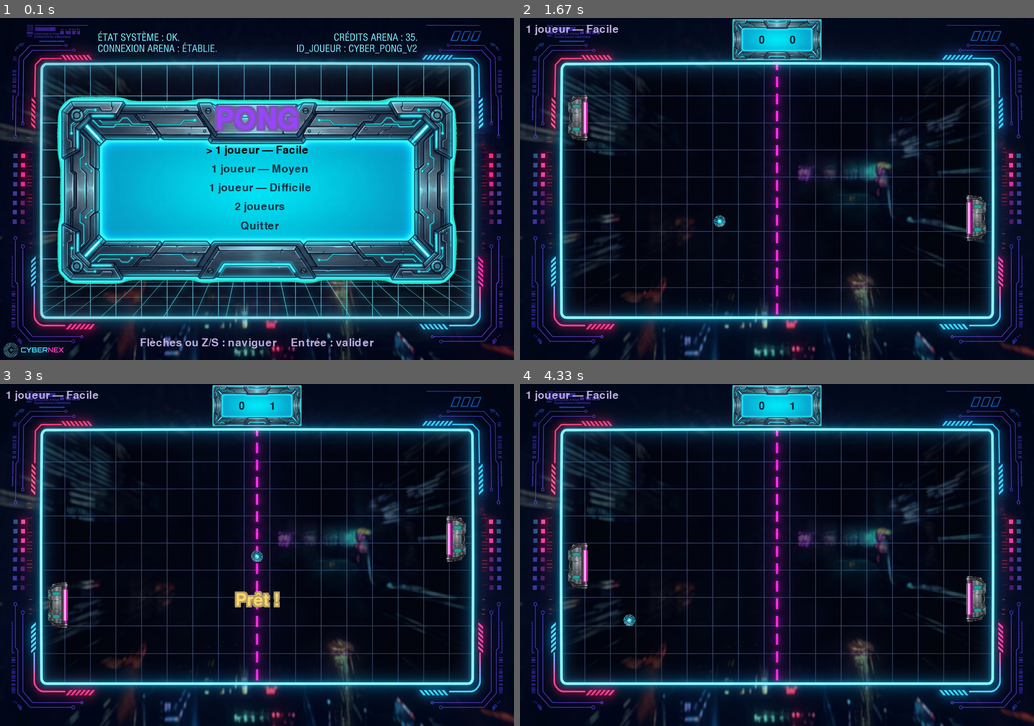
Above: before the commit, frames 1-4 (two rows, left to right).
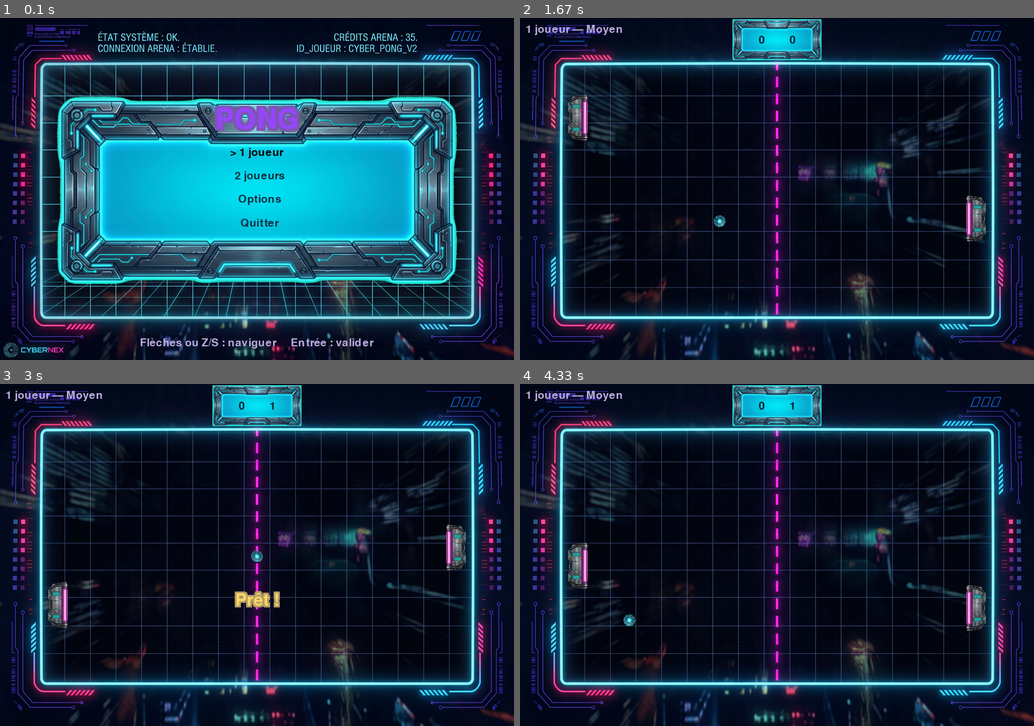
Above: after the commit, the same moments.

Repository: Lamizana/Pong
Game: pygame game, started from main.py
Same seed, same stepped clock (60 frames per second), same inputs: the game is played once before the commit and once after it.
Inputs:
- Up to frame 1 (0.1 s): no input
- Up to frame 2 (1.67 s): tap Enter at 0.33 s; hold W 0.67-1.13 s; hold S 1.17-1.47 s; tap Z at 1.23, 1.57 s; hold W from 1.5 s (still down)
- Up to frame 3 (3 s): release W at 1.87 s; hold S 1.9-2.27 s; tap Z at 1.97, 2.37, 2.7 s; hold W 2.3-2.6 s; hold S 2.63-2.93 s; hold W from 2.97 s (still down)
- Up to frame 4 (4.33 s): tap Z at 3.03, 3.43, 3.83, 4.17 s; release W at 3.33 s; hold S 3.37-3.73 s; hold W 3.77-4.07 s; hold S from 4.1 s (still down)

The runs differ from the first frame. In frame 1, 1.0% of the frame differs, in the area x 40-61%, y 37-62%; in frame 2, 0.2%; in frame 3, 0.5%; in frame 4, 0.5%.

Commit message:
feat(menu): sous-menu Options (difficulte + points) et partie a 5 points par defaut

Diff:
--- a/pong/app.py
+++ b/pong/app.py
@@ -6,6 +6,7 @@
 from .resources import AssetStore
 from .scenes.game import GameScene
 from .scenes.menu import MenuScene
+from .scenes.options import OptionsScene
 from .sound import SoundManager
 
 
@@ -29,11 +30,14 @@
         # Images partagées par toutes les scènes (thème cyberpunk).
         self.assets = AssetStore()
 
+        # Réglages modifiables depuis les options (valables pour la session).
+        self.config = {"level": "moyen", "points_to_win": settings.POINTS_TO_WIN}
+
         self.font_small = pygame.font.SysFont(None, 28)
         self.font_medium = pygame.font.SysFont(None, 44)
         self.font_large = pygame.font.SysFont(None, 72)
 
-        self._scenes = {"menu": MenuScene, "game": GameScene}
+        self._scenes = {"menu": MenuScene, "game": GameScene, "options": OptionsScene}
         self.scene = None
         self.switch_scene("menu")
 
--- a/pong/scenes/game.py
+++ b/pong/scenes/game.py
@@ -17,10 +17,12 @@
 
 
 class GameScene(Scene):
-    def __init__(self, app, mode="1p", level="moyen"):
+    def __init__(self, app, mode="1p"):
         super().__init__(app)
         self.mode = mode
-        self.level = level
+        # Difficulté et points pour gagner viennent des options (app.config).
+        self.level = app.config["level"]
+        self.points_to_win = app.config["points_to_win"]
 
         # Raquettes placées à l'intérieur du cadre bleu néon : le sprite s'étend
         # vers le bord du terrain, sa zone de frappe restant sur le bord intérieur.
@@ -32,8 +34,8 @@
         self.left_paddle = Paddle(x=left_x)
         self.right_paddle = Paddle(x=right_x)
         self.ball = Ball()
-        self.score = Score()
-        self.ai = AI(level=level) if mode == "1p" else None
+        self.score = Score(points_to_win=self.points_to_win)
+        self.ai = AI(level=self.level) if mode == "1p" else None
 
         self.serve_timer = 1.0
         self.serve_direction = random.choice((-1, 1))
@@ -154,7 +156,7 @@
 
         if winner is not None:
             self.app.sound.win()
-            self.app.set_scene(GameOverScene(self.app, winner, self.mode, self.level))
+            self.app.set_scene(GameOverScene(self.app, winner, self.mode))
             return
 
         # Remise en jeu vers le camp qui vient d'encaisser le point.
@@ -214,7 +216,7 @@
 
     def _draw_mode_label(self, surface):
         if self.mode == "1p":
-            label = settings.AI_LEVELS[self.level]["label"]
+            label = "1 joueur — " + settings.AI_LEVELS[self.level]["label"]
         else:
             label = "2 joueurs"
         self.app.draw_text(surface, label, self.app.font_small, settings.TEXT_DIM,
--- a/pong/scenes/gameover.py
+++ b/pong/scenes/gameover.py
@@ -7,17 +7,16 @@
 
 
 class GameOverScene(Scene):
-    def __init__(self, app, winner, mode, level):
+    def __init__(self, app, winner, mode):
         super().__init__(app)
         self.winner = winner
         self.mode = mode
-        self.level = level
 
     def handle_event(self, event):
         if event.type != pygame.KEYDOWN:
             return
         if event.key in settings.KEY_VALIDATE:
-            self.app.switch_scene("game", mode=self.mode, level=self.level)
+            self.app.switch_scene("game", mode=self.mode)
         elif event.key in settings.KEY_MENU:
             self.app.switch_scene("menu")
 
--- a/pong/scenes/menu.py
+++ b/pong/scenes/menu.py
@@ -1,4 +1,4 @@
-"""Menu principal : choix du mode de jeu."""
+"""Menu principal : lancement d'une partie et accès aux options."""
 
 import pygame
 
@@ -6,30 +6,28 @@
 from .base import Scene
 
 
+def fit_menu_frame(frame):
+    """Réduit le cadre du menu pour qu'il tienne dans le rectangle bleu néon."""
+    width = settings.FIELD_WIDTH - 40
+    height = max(1, round(frame.get_height() * width / frame.get_width()))
+    return pygame.transform.smoothscale(frame, (width, height))
+
+
 class MenuScene(Scene):
-    """Écran d'accueil listant les modes de jeu."""
+    """Écran d'accueil : partie 1 joueur, 2 joueurs, options, quitter."""
 
     def __init__(self, app):
         super().__init__(app)
-        # Les libellés de difficulté viennent de settings.AI_LEVELS (source unique).
+        # La difficulté et les points pour gagner se règlent dans les options.
         self.options = [
-            (config["label"], "game", {"mode": "1p", "level": key})
-            for key, config in settings.AI_LEVELS.items()
-        ]
-        self.options += [
+            ("1 joueur", "game", {"mode": "1p"}),
             ("2 joueurs", "game", {"mode": "2p"}),
+            ("Options", "options", {}),
             ("Quitter", None, None),
         ]
         self.index = 0
         # Cadre redimensionné une fois pour tenir dans le rectangle bleu néon.
-        self.frame = self._fit_frame(app.assets.menu_frame)
-
-    @staticmethod
-    def _fit_frame(frame):
-        """Réduit le cadre pour qu'il tienne dans le rectangle bleu néon."""
-        width = settings.FIELD_WIDTH - 40
-        height = max(1, round(frame.get_height() * width / frame.get_width()))
-        return pygame.transform.smoothscale(frame, (width, height))
+        self.frame = fit_menu_frame(app.assets.menu_frame)
 
     def handle_event(self, event):
         if event.type != pygame.KEYDOWN:
--- /dev/null
+++ b/pong/scenes/options.py
@@ -0,0 +1,93 @@
+"""Écran Options : réglage de la difficulté et des points pour gagner."""
+
+import pygame
+
+from .. import settings, synthwave
+from .base import Scene
+from .menu import fit_menu_frame
+
+_ROWS = 3
+_ROW_LEVEL = 0
+_ROW_POINTS = 1
+_ROW_BACK = 2
+
+
+class OptionsScene(Scene):
+    """Sous-menu de réglages, accessible depuis le menu principal."""
+
+    def __init__(self, app):
+        super().__init__(app)
+        self.index = 0
+        self.frame = fit_menu_frame(app.assets.menu_frame)
+
+    # --- Événements ---
+
+    def handle_event(self, event):
+        if event.type != pygame.KEYDOWN:
+            return
+        if event.key in settings.P1_UP or event.key in settings.P2_UP:
+            self.index = (self.index - 1) % _ROWS
+        elif event.key in settings.P1_DOWN or event.key in settings.P2_DOWN:
+            self.index = (self.index + 1) % _ROWS
+        elif event.key == pygame.K_LEFT:
+            self._change(-1)
+        elif event.key == pygame.K_RIGHT:
+            self._change(1)
+        elif (event.key in settings.KEY_VALIDATE
+              or event.key in settings.KEY_PAUSE
+              or event.key in settings.KEY_MENU):
+            self.app.switch_scene("menu")
+
+    def _change(self, delta):
+        """Fait défiler la valeur de la ligne sélectionnée (boucle circulaire)."""
+        config = self.app.config
+        if self.index == _ROW_LEVEL:
+            keys = list(settings.AI_LEVELS)
+            config["level"] = keys[(keys.index(config["level"]) + delta) % len(keys)]
+        elif self.index == _ROW_POINTS:
+            choices = settings.POINT_CHOICES
+            current = choices.index(config["points_to_win"])
+            config["points_to_win"] = choices[(current + delta) % len(choices)]
+
+    # --- Affichage ---
+
+    def _rows(self):
+        """Libellé et valeur affichés pour chaque ligne."""
+        level = settings.AI_LEVELS[self.app.config["level"]]["label"]
+        return [
+            ("Difficulté", level),
+            ("Points pour gagner", str(self.app.config["points_to_win"])),
+            ("Retour", ""),
+        ]
+
+    def draw(self, surface):
+        surface.blit(self.app.assets.menu_background, (0, 0))
+        center_x = settings.WINDOW_WIDTH // 2
+
+        frame_rect = self.frame.get_rect(center=(
+            (settings.FIELD_LEFT + settings.FIELD_RIGHT) // 2,
+            (settings.FIELD_TOP + settings.FIELD_BOTTOM) // 2))
+        surface.blit(self.frame, frame_rect)
+
+        synthwave.glow_text(surface, self.app.font_large, "OPTIONS",
+                            settings.NEON_PURPLE,
+                            center=(center_x, frame_rect.top + 40), spread=4)
+
+        # Lignes dans la zone centrale (cyan) du cadre ; texte sombre lisible.
+        rows = self._rows()
+        zone_top = frame_rect.top + int(0.24 * frame_rect.height)
+        zone_bottom = frame_rect.top + int(0.74 * frame_rect.height)
+        spacing = max(1, (zone_bottom - zone_top) // len(rows))
+        first_y = zone_top + spacing // 2
+        for i, (label, value) in enumerate(rows):
+            selected = i == self.index
+            color = (0, 0, 0) if selected else (18, 48, 66)
+            prefix = "> " if selected else "  "
+            text = f"{prefix}{label}" + (f" : {value}" if value else "")
+            self.app.draw_text(surface, text, self.app.font_small, color,
+                               center=(center_x, first_y + i * spacing))
+
+        self.app.draw_text(surface,
+                           "Flèches ←/→ : changer     Entrée/Échap : retour",
+                           self.app.font_small, settings.TEXT_DIM,
+                           center=(center_x, settings.WINDOW_HEIGHT - 30))
--- a/pong/settings.py
+++ b/pong/settings.py
@@ -45,7 +45,8 @@
 BALL_SPIN_FACTOR = 0.2      # vitesse de rotation visuelle de la balle (réglable)
 
 # --- Score ---
-POINTS_TO_WIN = 7
+POINTS_TO_WIN = 5
+POINT_CHOICES = (3, 5, 10)  # valeurs proposées dans les options
 
 # --- Contrôles (touches pygame) ---
 # Joueur 1 : Z/S (AZERTY) et W/S (QWERTY) en secours.
@@ -66,9 +67,9 @@
 # speed : vitesse maximale de la raquette de l'IA (px/s)
 # error : écart maximal (px) visé par rapport au centre de la balle (rend l'IA battable)
 AI_LEVELS = {
-    "facile": {"speed": 300, "error": 70, "label": "1 joueur — Facile"},
-    "moyen": {"speed": 440, "error": 35, "label": "1 joueur — Moyen"},
-    "difficile": {"speed": 640, "error": 8, "label": "1 joueur — Difficile"},
+    "facile": {"speed": 300, "error": 70, "label": "Facile"},
+    "moyen": {"speed": 440, "error": 35, "label": "Moyen"},
+    "difficile": {"speed": 640, "error": 8, "label": "Difficile"},
 }
 
 # --- Sons ---
--- a/tests/test_app_smoke.py
+++ b/tests/test_app_smoke.py
@@ -18,8 +18,8 @@
     app = App(sound_enabled=False)
     assert isinstance(app.scene, MenuScene)
 
-    # Menu → « 1 joueur — Moyen », sélectionné par son libellé (indépendant de l'ordre).
-    target = settings.AI_LEVELS["moyen"]["label"]
+    # Menu → « 1 joueur » (difficulté et points viennent des options).
+    target = "1 joueur"
     for _ in range(len(app.scene.options) + 1):
         if app.scene.options[app.scene.index][0] == target:
             break
@@ -27,7 +27,7 @@
     app.scene.handle_event(_key(pygame.K_RETURN))
     assert isinstance(app.scene, GameScene)
     assert app.scene.mode == "1p"
-    assert app.scene.level == "moyen"
+    assert app.scene.level == app.config["level"]
 
     # Quelques frames de jeu, sans erreur.
     for _ in range(5):
@@ -49,7 +49,7 @@
     assert game.score.right == 1
 
     # Forcer la victoire du camp gauche.
-    game.score.left = settings.POINTS_TO_WIN - 1
+    game.score.left = game.points_to_win - 1
     game.serve_timer = 0.0
     game.ball.x = settings.FIELD_RIGHT + game.ball.radius + 10
     game.update(0.016)
@@ -72,9 +72,8 @@
     pygame.quit()
 
 
-def test_menu_labels_come_from_settings():
+def test_menu_has_expected_entries():
     app = App(sound_enabled=False)
     labels = [label for label, _, _ in app.scene.options]
-    for config in settings.AI_LEVELS.values():
-        assert config["label"] in labels
+    assert labels == ["1 joueur", "2 joueurs", "Options", "Quitter"]
     pygame.quit()
--- a/tests/test_game_scene.py
+++ b/tests/test_game_scene.py
@@ -5,6 +5,7 @@
 from pong import settings
 from pong.app import App
 from pong.scenes.game import GameScene
+from pong.scenes.gameover import GameOverScene
 
 
 class RecordingSound:
@@ -52,7 +53,7 @@
     game = GameScene(app, mode="2p")
     app.sound = RecordingSound()
     game.serve_timer = 0.0
-    game.score.left = settings.POINTS_TO_WIN - 1
+    game.score.left = game.points_to_win - 1
     game.ball.x = settings.FIELD_RIGHT + game.ball.radius + 10
 
     game.update(0.016)
@@ -63,7 +64,8 @@
 
 def test_ai_moves_during_serve_countdown():
     app = App(sound_enabled=False)
-    game = GameScene(app, mode="1p", level="difficile")
+    app.config["level"] = "difficile"
+    game = GameScene(app, mode="1p")
     game.serve_timer = 1.0
     game.ai.target_offset = 0.0
     game.ball.y = 0.0
@@ -128,3 +130,19 @@
 
     assert ball.vx > 0, "la balle a traversé la raquette sur un coin"
     pygame.quit()
+
+
+def test_game_uses_configured_points_to_win():
+    """La partie se gagne aux points réglés dans les options."""
+    app = App(sound_enabled=False)
+    app.config["points_to_win"] = 3
+    app.switch_scene("game", mode="2p")
+    game = app.scene
+    game.serve_timer = 0.0
+    game.score.left = 2  # un point de plus et c'est la victoire
+    game.ball.x = settings.FIELD_RIGHT + game.ball.radius + 10
+
+    game.update(0.016)
+
+    assert isinstance(app.scene, GameOverScene)
+    pygame.quit()
--- /dev/null
+++ b/tests/test_options_scene.py
@@ -0,0 +1,90 @@
+"""Tests de l'écran Options : difficulté et points pour gagner."""
+
+import pygame
+
+from pong import settings
+from pong.app import App
+from pong.scenes.menu import MenuScene
+from pong.scenes.options import OptionsScene
+
+
+def _key(code):
+    return pygame.event.Event(pygame.KEYDOWN, key=code)
+
+
+def _select(app, label):
+    """Amène la sélection du menu sur `label` puis valide."""
+    for _ in range(len(app.scene.options) + 1):
+        if app.scene.options[app.scene.index][0] == label:
+            break
+        app.scene.handle_event(_key(pygame.K_DOWN))
+    app.scene.handle_event(_key(pygame.K_RETURN))
+
+
+def test_options_scene_is_reachable_from_menu():
+    app = App(sound_enabled=False)
+
+    _select(app, "Options")
+
+    assert isinstance(app.scene, OptionsScene)
+    pygame.quit()
+
+
+def test_options_changes_difficulty_in_config():
+    app = App(sound_enabled=False)
+    app.switch_scene("options")
+    scene = app.scene
+    scene.index = 0  # ligne « Difficulté »
+    before = app.config["level"]
+
+    scene.handle_event(_key(pygame.K_RIGHT))
+
+    assert app.config["level"] != before
+    assert app.config["level"] in settings.AI_LEVELS
+    pygame.quit()
+
+
+def test_options_changes_points_in_config():
+    app = App(sound_enabled=False)
+    app.switch_scene("options")
+    scene = app.scene
+    scene.index = 1  # ligne « Points pour gagner »
+    before = app.config["points_to_win"]
+
+    scene.handle_event(_key(pygame.K_RIGHT))
+
+    assert app.config["points_to_win"] != before
+    assert app.config["points_to_win"] in settings.POINT_CHOICES
+    pygame.quit()
+
+
+def test_options_return_row_goes_back_to_menu():
+    app = App(sound_enabled=False)
+    app.switch_scene("options")
+    scene = app.scene
+    scene.index = 2  # ligne « Retour »
+
+    scene.handle_event(_key(pygame.K_RETURN))
+
+    assert isinstance(app.scene, MenuScene)
+    pygame.quit()
+
+
+def test_options_draws_without_error():
+    app = App(sound_enabled=False)
+    app.switch_scene("options")
+
+    app.scene.draw(app.screen)
+
+    pygame.quit()
+
+
+def test_options_shows_configured_level_label():
+    app = App(sound_enabled=False)
+    app.config["level"] = "difficile"
+    app.switch_scene("options")
+
+    label = app.scene._rows()[0][1]
+
+    assert label == settings.AI_LEVELS["difficile"]["label"]
+    pygame.quit()
